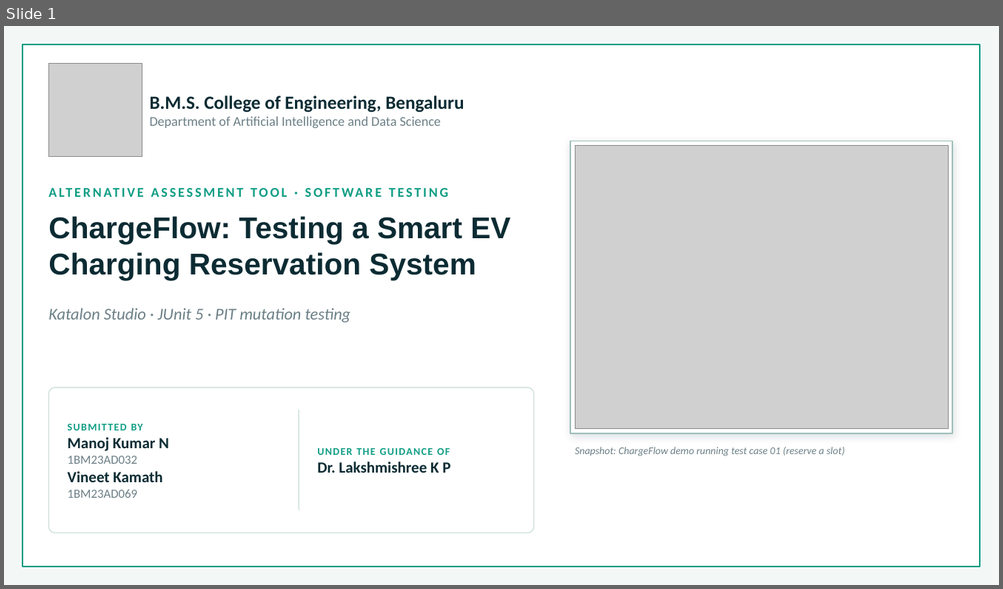
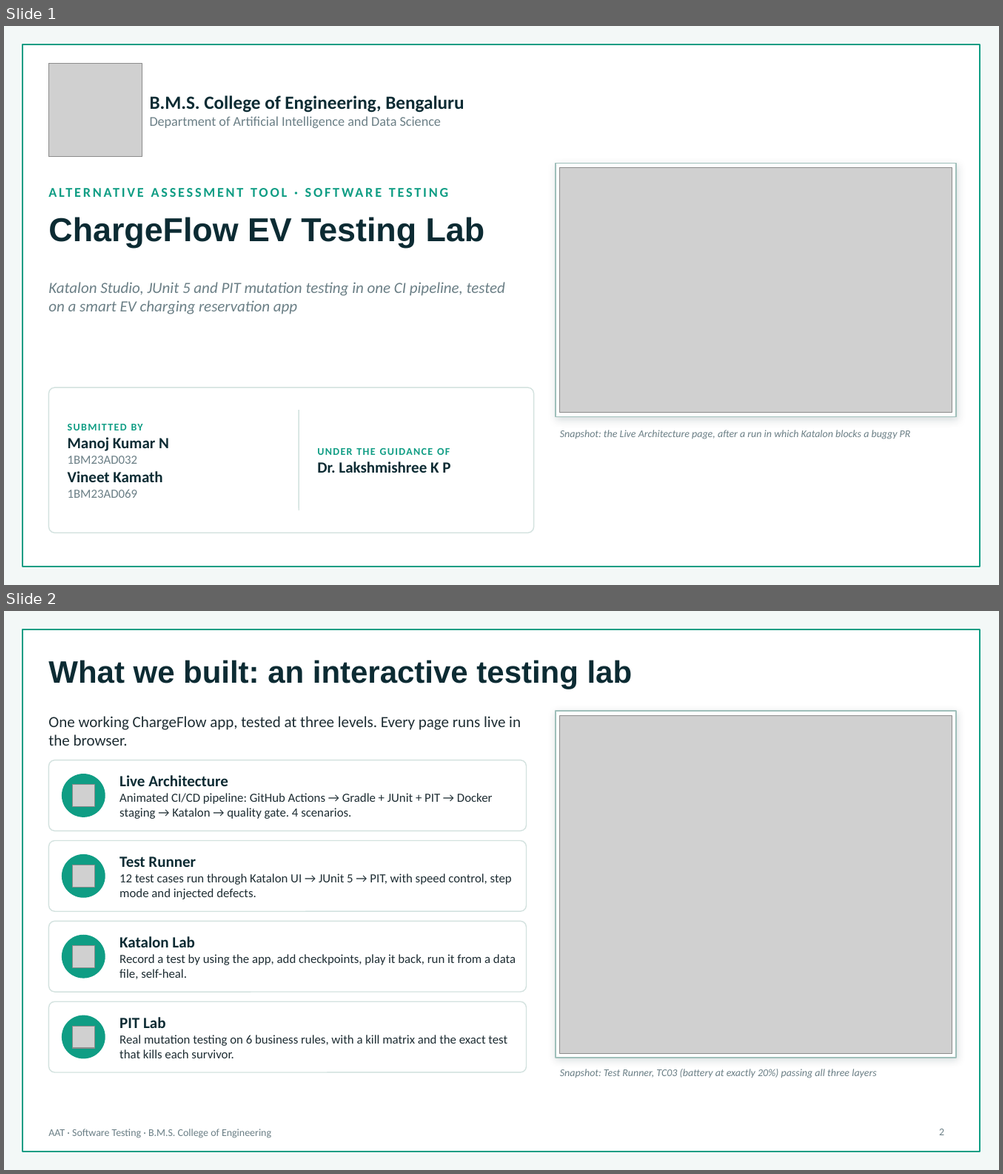
Before and after one commit to VineetKamath/chargeflow-ev-testing-lab, a slide deck: presentation/AAT_Software_Testing_ChargeFlow.pptx. Shown one above the other, each under a label of ours: slide 1 before the commit, slides 1 and 2 after it. The pictures are 1003x589 and 1003x1174 pixels, drawn with LibreOffice and Linux fonts; fonts in the diff are those of the drawing; grey boxes stand for pictures; background and template pictures are left out. Boxes give left, top, right and bottom in pixels: in the first picture for what was removed or moved away, otherwise in the second. Text is boxed around its words. In the diff, an @@ line names an element or a change of style, - is before the commit and + after.

```diff
--- a/presentation/AAT_Software_Testing_ChargeFlow.pptx
+++ b/presentation/AAT_Software_Testing_ChargeFlow.pptx
@@ slide 2 added at [4, 611, 999, 1170], background #F3F8F7; not listed: 1 template element that a slide beside it also shows @@
@@ title added at [48, 660, 632, 689], 30 pt, text #0C2B33, bold @@
+What we built: an interactive testing lab
@@ text added at [48, 716, 521, 746], 15 pt, text #1E2D33 @@
+One working ChargeFlow app, tested at three levels. Every page runs live in the browser.
@@ rectangle added at [555, 711, 956, 1058], fill #FFFFFF, outline #9FBFBA 1 pt @@
@@ picture added at [560, 715, 951, 1054] @@
@@ rounded rectangle added at [48, 760, 526, 831], fill #FFFFFF, outline #D3E2DF 1 pt @@
@@ ellipse added at [62, 775, 105, 817], fill #0F9D84, outline #0F9D84 1 pt @@
@@ picture added at [73, 785, 95, 807] @@
@@ text added at [119, 775, 492, 819], 12 pt, text #1E2D33 @@
+Live Architecture
+Animated CI/CD pipeline: GitHub Actions → Gradle + JUnit + PIT → Docker staging → Katalon → quality gate. 4 scenarios.
@@ rounded rectangle added at [48, 841, 526, 911], fill #FFFFFF, outline #D3E2DF 1 pt @@
@@ ellipse added at [62, 855, 105, 897], fill #0F9D84, outline #0F9D84 1 pt @@
@@ picture added at [73, 866, 95, 888] @@
@@ text added at [119, 857, 512, 900], 12 pt, text #1E2D33 @@
+Test Runner
+12 test cases run through Katalon UI → JUnit 5 → PIT, with speed control, step mode and injected defects.
@@ rounded rectangle added at [48, 921, 526, 992], fill #FFFFFF, outline #D3E2DF 1 pt @@
@@ ellipse added at [62, 936, 105, 978], fill #0F9D84, outline #0F9D84 1 pt @@
@@ text added at [119, 937, 515, 980], 12 pt, text #1E2D33 @@
+Katalon Lab
+Record a test by using the app, add checkpoints, play it back, run it from a data file, self-heal.
@@ picture added at [73, 946, 95, 968] @@
@@ rounded rectangle added at [48, 1002, 526, 1073], fill #FFFFFF, outline #D3E2DF 1 pt @@
@@ ellipse added at [62, 1016, 105, 1059], fill #0F9D84, outline #0F9D84 1 pt @@
@@ picture added at [73, 1027, 95, 1049] @@
@@ text added at [119, 1017, 507, 1059], 12 pt, text #1E2D33 @@
+PIT Lab
+Real mutation testing on 6 business rules, with a kill matrix and the exact test that kills each survivor.
@@ text added at [560, 1069, 876, 1079], 10 pt, text #6B7F86, italic @@
+Snapshot: Test Runner, TC03 (battery at exactly 20%) passing all three layers
@@ text added at [48, 1129, 271, 1139], 10 pt, text #6B7F86 @@
+AAT · Software Testing · B.M.S. College of Engineering
@@ page number added at [939, 1129, 944, 1136], 10 pt, text #6B7F86 @@
+2
@@ slide 1 changed as well @@
@@ rectangle: place and size @@
-rectangle at [570, 141, 952, 434]
+rectangle at [555, 164, 956, 417]
@@ picture: place and size @@
-picture at [575, 145, 948, 429]
+picture at [560, 168, 951, 413]
@@ text at [48, 217, 485, 248]: text changed; size 29 to 32 pt @@
-ChargeFlow: Testing a Smart EV Charging Reservation System
+ChargeFlow EV Testing Lab
@@ text at [48, 282, 505, 315]: text changed; size 16 to 15 pt @@
-Katalon Studio · JUnit 5 · PIT mutation testing
+Katalon Studio, JUnit 5 and PIT mutation testing in one CI pipeline, tested on a smart EV charging reservation app
@@ text at [560, 430, 910, 440]: text changed @@
-Snapshot: ChargeFlow demo running test case 01 (reserve a slot)
+Snapshot: the Live Architecture page, after a run in which Katalon blocks a buggy PR
```
Also in this commit, not shown: 1 other slide changed, 2 other slides added, 3 slides removed.
